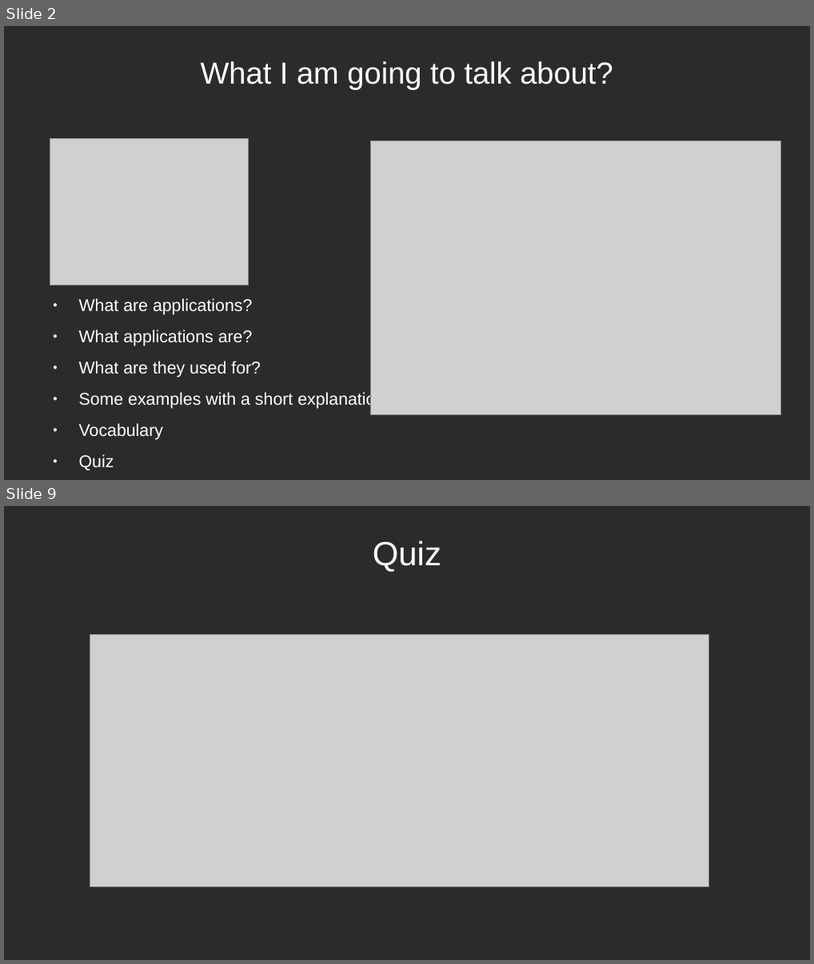
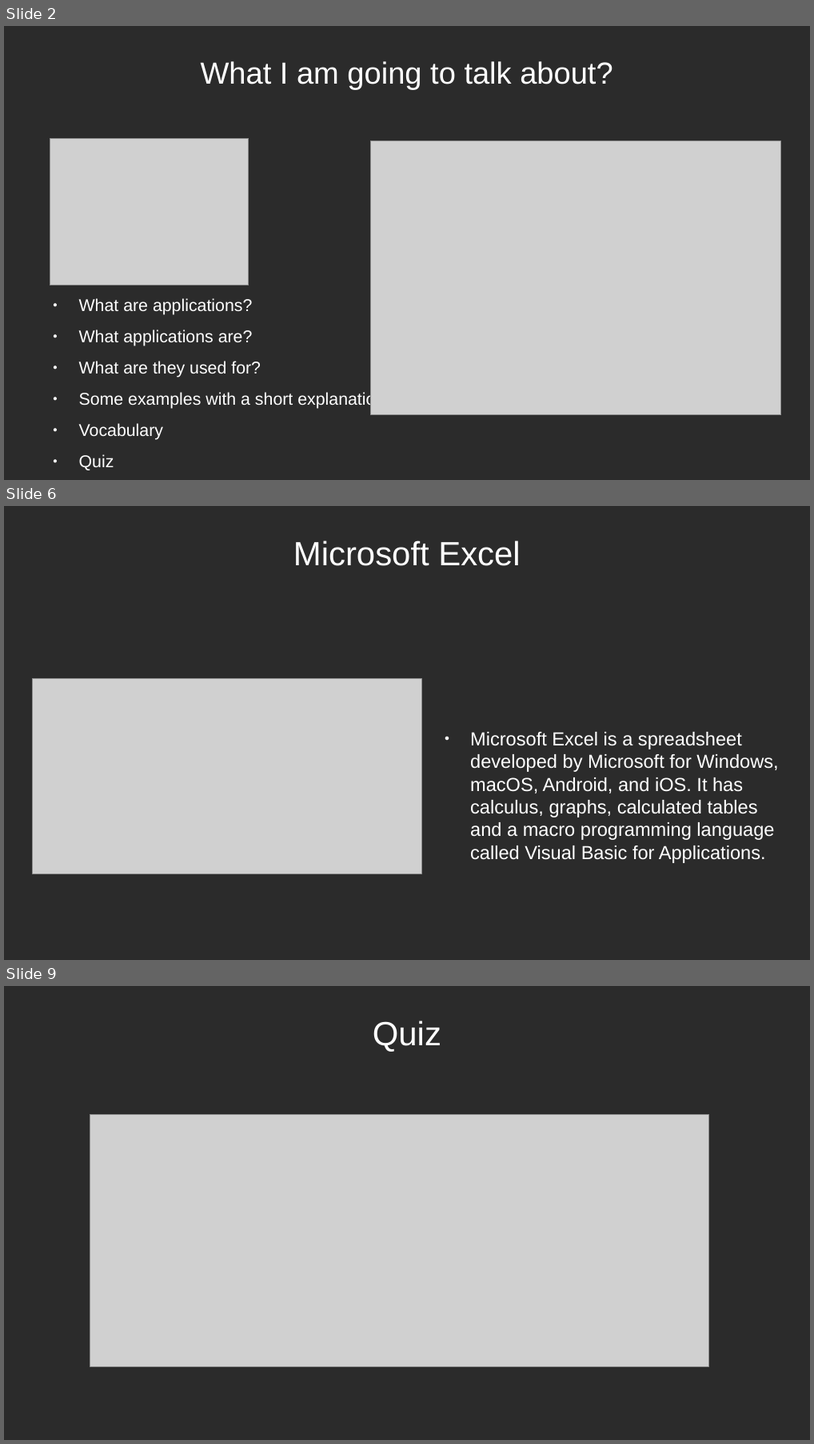
Before and after one commit to sergiomunozvillullas/inglesYempresa, a slide deck: ingles/ingles/presentacionINgles.odp. Shown one above the other, each under a label of ours: slides 2 and 9 before the commit, slides 2, 6 and 9 after it; the slides between them are not shown. The pictures are 814x964 and 814x1444 pixels, drawn with LibreOffice and Linux fonts; fonts in the diff are those of the drawing; grey boxes stand for pictures; background and template pictures are left out; a plain dark background stands for a picture behind light text. Boxes give left, top, right and bottom in pixels: in the first picture for what was removed or moved away, otherwise in the second. Text is boxed around its words. In the diff, an @@ line names an element or a change of style, - is before the commit and + after.

```diff
--- a/ingles/ingles/presentacionINgles.odp
+++ b/ingles/ingles/presentacionINgles.odp
@@ slide 6 added at (4,506,810,960), background picture (left out) @@
@@ title added at (294,540,520,566), 33 pt, text #FFFFFF @@
+Microsoft Excel
@@ picture added at (33,679,422,873) @@
@@ text added at (470,732,778,863), 18.6 pt, text #FFFFFF @@
+● Microsoft Excel is a spreadsheet developed by Microsoft for Windows, macOS, Android, and iOS. It has calculus, graphs, calculated tables and a macro programming language called Visual Basic for Applications.
```
Also in this commit, not shown: 4 slides changed, 1 other slide added, 2 slides removed, 1 other file.
